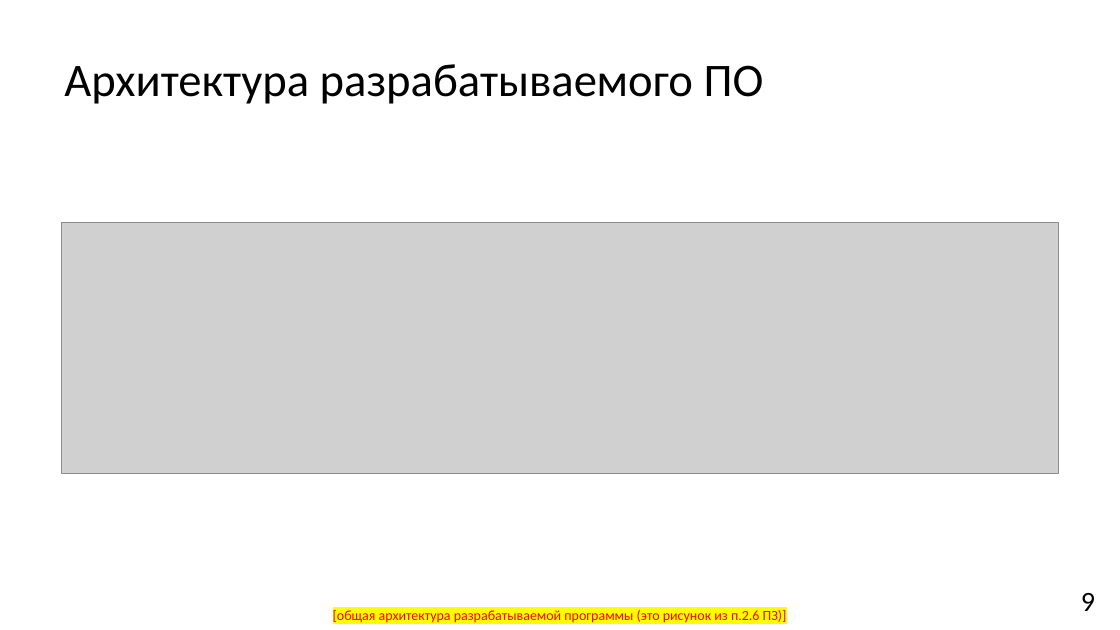
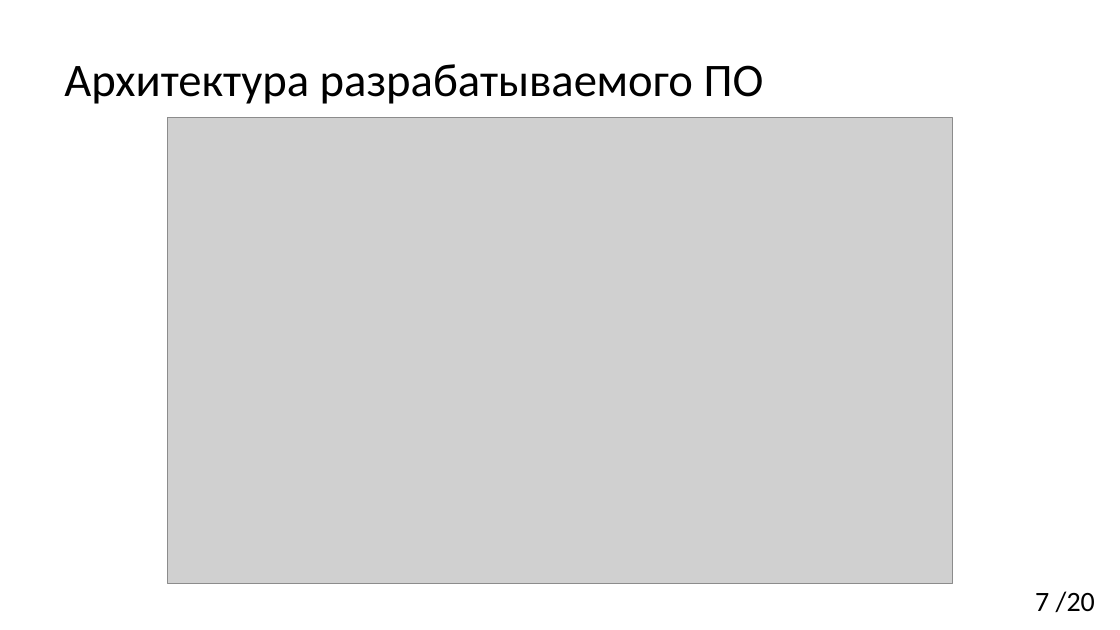
Before and after one commit to YaroslavMestkovsky/VKR, a slide deck: slide 7 of 3 [Презентация].pptx (slide 9 before the commit). Drawn at 1120x630 pixels with LibreOffice and Linux fonts; fonts in the diff are those of the drawing; grey boxes stand for pictures. Boxes give left, top, right and bottom in pixels: in the first picture for what was removed or moved away, otherwise in the second. Text is boxed around its words. In the diff, an @@ line names an element or a change of style, - is before the commit and + after.

```diff
--- a/3 [Презентация].pptx
+++ b/3 [Презентация].pptx
@@ picture added at (168, 118, 953, 584) @@
@@ picture removed at (61, 223, 1060, 474) @@
@@ page number at (1035, 591, 1095, 612): text changed @@
-9
+7 /20
@@ text removed at (333, 610, 787, 623) @@
-[общая архитектура разрабатываемой программы (это рисунок из п.2.6 ПЗ)]
```
Also in this commit, not shown: 3 other slides changed, 15 slides added, 14 slides removed, 1 other file.
